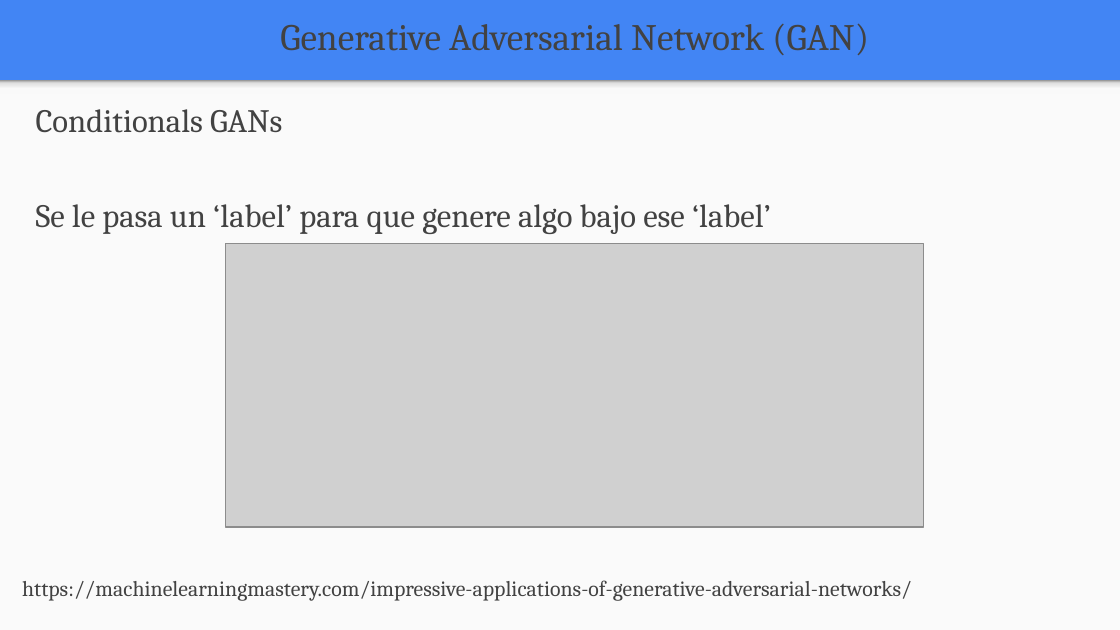
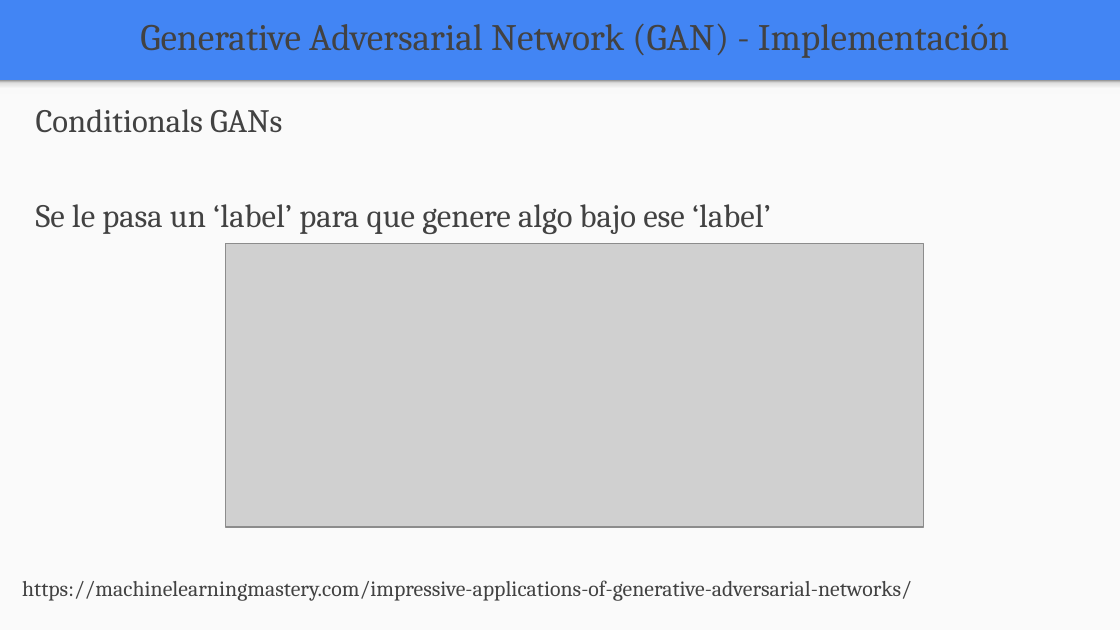
Before and after one commit to FIUBA-Posgrado-Inteligencia-Artificial/aprendizaje_profundo, a slide deck: slide 27 of clase_8/teoria/clase_8.pptx (slide 17 before the commit). Drawn at 1120x630 pixels with LibreOffice and Linux fonts; fonts in the diff are those of the drawing; grey boxes stand for pictures. Boxes give left, top, right and bottom in pixels: in the first picture for what was removed or moved away, otherwise in the second. Text is boxed around its words. In the diff, an @@ line names an element or a change of style, - is before the commit and + after.

```diff
--- a/clase_8/teoria/clase_8.pptx
+++ b/clase_8/teoria/clase_8.pptx
@@ text at bbox=[140, 23, 1009, 58]: text changed @@
-Generative Adversarial Network (GAN)
+Generative Adversarial Network (GAN) - Implementación
```
Also in this commit, not shown: 7 other slides changed, 10 slides added, 3 other files.
